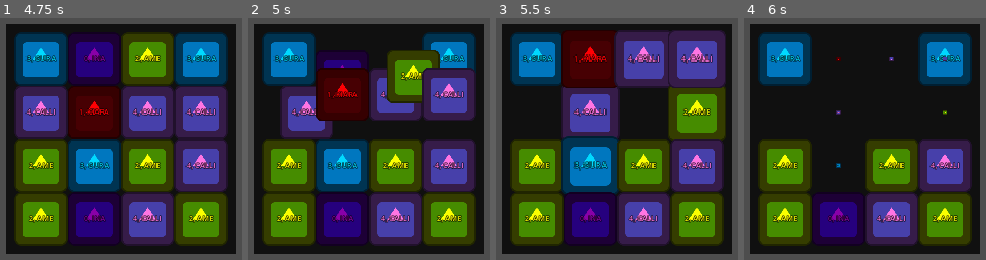
Above: before the commit, frames 1-4 (left to right).
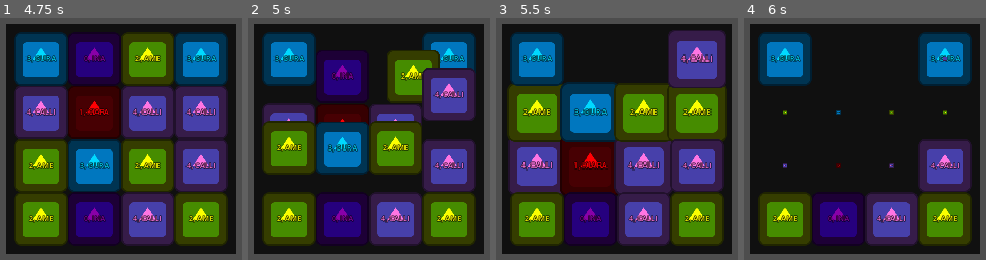
Above: after the commit, the same moments.

Repository: kuma-gee/holo-crush
Game: Godot game, scene res://src/game.tscn
Two runs of this game, one before a commit and one after it. Both use one fixed random seed, a clock stepped at 60 frames per second and the inputs below. The engine's default icon, where the game draws it, is replaced by a stand-in: a white triangle on a blue panel in a dark square.
Inputs (mouse positions are in pixels of both pictures, inside the frame that each line leads up to):
- Up to frame 1 (4.75 s): tap Enter at 0.5, 2.75 s; drag from (41, 59) to (200, 39) at 0.52 s; drag from (94, 59) to (79, 228) at 1.27 s; tap Space at 2, 4.25 s; move the mouse to (147, 59) at 2.02 s; tap Alt at 2.1 s; click (147, 59) at 2.17 s; drag from (200, 59) to (outside the picture) at 2.77 s; drag from (41, 112) to (162, 139) at 3.52 s; drag from (94, 112) to (0, 27) at 4.27 s
- Up to frame 2 (5 s): no input
- Up to frame 3 (5.5 s): move the mouse to (643, 112) at 5.02 s; tap Alt at 5.1 s; click (643, 112) at 5.17 s
- Up to frame 4 (6 s): drag from (944, 112) to (outside the picture) at 5.77 s

Frame 1 is identical in both runs. In frame 2, 21% of the frame differs, in the area x 5-72%, y 17-72%; in frame 3, 39%, in the area x 4-92%, y 4-74%; in frame 4, 8.7%.
Error before the commit: Error connecting to signal: during await. (res://src/grid/grid.gd:109)

Commit message:
fix fill empty

Diff:
--- a/godot/src/grid/data.gd
+++ b/godot/src/grid/data.gd
@@ -35,14 +35,12 @@
 func refill_data():
 	for y in height:
 		for x in width:
-			var piece = _pieces.pick_random()
 			var loops = 0
-			_set_value(x, y, piece)
+			_fill_random(x, y)
 
 			while get_matches(x, y).size() > 0 and loops < 100:
-				piece = _pieces.pick_random()
 				loops += 1
-				_set_value(x, y, piece)
+				_fill_random(x, y)
 
 func get_matches(x: int, y: int):
 	var piece = get_value(x, y)
@@ -127,7 +125,20 @@
 				for yy in range(y-1, -1, -1):
 					if get_value(x, yy) != null:
 						_swap_value(Vector2(x, yy), Vector2(x, y))
-						var piece = _pieces.pick_random()
-						_set_value(x, yy, piece)
 						break
+	_fill_empty()
 	check_matches()
+
+func _fill_empty():
+	for x in width:
+		while get_value(x, 0) == null:
+			_fill_random(x, 0)
+			for y in range(1, height):
+				if get_value(x, y) != null:
+					break
+
+				_swap_value(Vector2(x, y-1), Vector2(x, y))
+
+func _fill_random(x: int, y: int):
+	var piece = _pieces.pick_random()
+	_set_value(x, y, piece)
--- a/godot/src/grid/grid.gd
+++ b/godot/src/grid/grid.gd
@@ -2,6 +2,7 @@
 
 signal moving
 signal moving_finished
+signal match_finished
 
 const PIECE_MAP := {
 	Piece.Type.INA: preload("res://src/piece/ina.tscn"),
@@ -92,7 +93,6 @@
 
 func _process_matched():
 	var called = 0
-	var finished = Signal()
 	var done = []
 
 	for matched in matches:
@@ -103,7 +103,7 @@
 			slot.match_done.connect(func():
 				done.append(slot.pos)
 				if done.size() >= called:
-					finished.emit()
+					match_finished.emit()
 			)
 
-	await finished
+	await match_finished
--- a/godot/tests/DataTest.gd
+++ b/godot/tests/DataTest.gd
@@ -74,7 +74,7 @@
 	])
 
 
-func test_move_and_collapse():
+func test_move_and_collapse_vertical():
 	var data = _create([
 		[1, 2, 1, 0],
 		[0, 1, 2, 0],
@@ -85,8 +85,29 @@
 	data.move(Vector2(1, 3), Vector2(0, 3))
 
 	assert_eq_deep(data._data, [
-		[0, 2, 1, 0],
+		[1, 2, 1, 0],
 		[0, 1, 2, 0],
-		[1, 2, 1, 1],
+		[0, 2, 1, 1],
 		[1, 1, 0, 2]
 	])
+
+	for x in data._data:
+		print(x)
+
+
+func test_move_and_collapse_horizontal():
+	var data = _create([
+		[1, 2, 1, 0],
+		[0, 1, 2, 0],
+		[2, 2, 1, 1],
+		[1, 0, 0, 2]
+	])
+
+	data.move(Vector2(1, 1), Vector2(1, 0))
+
+	assert_eq_deep(data._data, [
+		[0, 0, 1, 0],
+		[0, 2, 2, 0],
+		[2, 2, 1, 1],
+		[1, 0, 0, 2]
+	])
